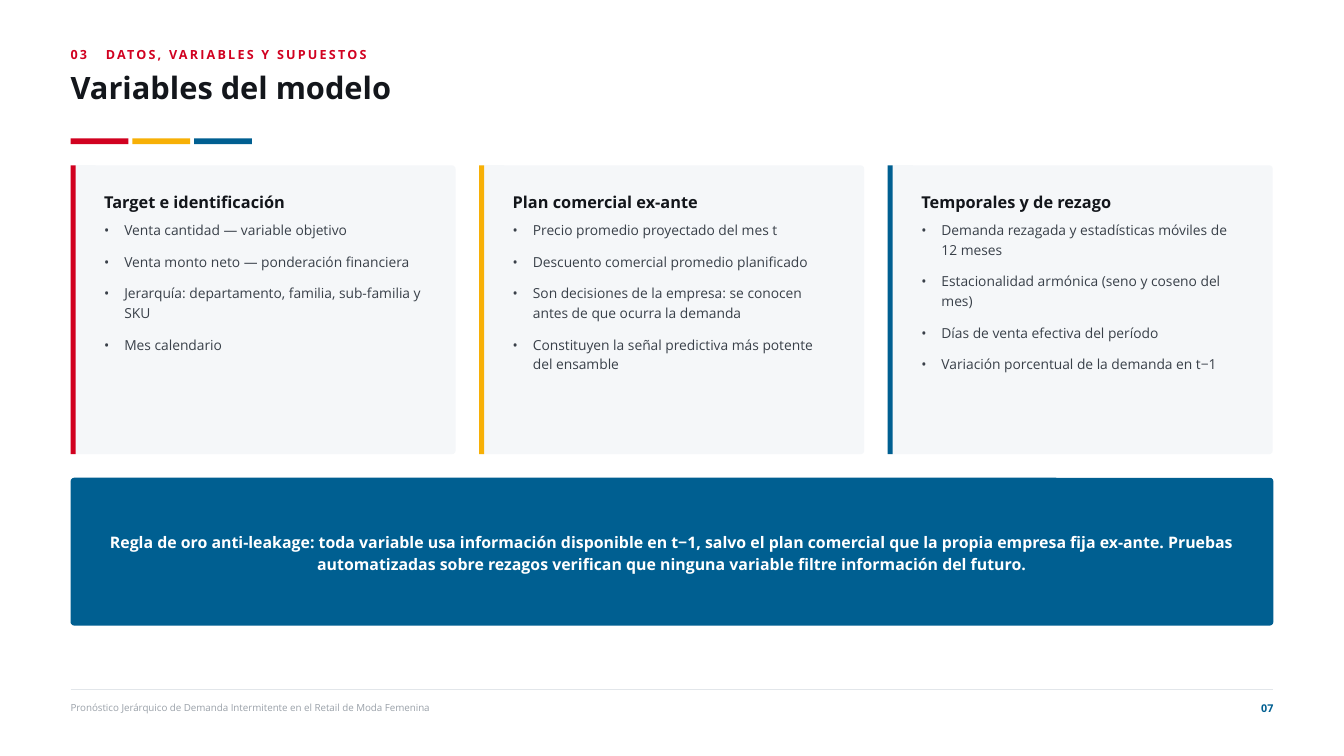
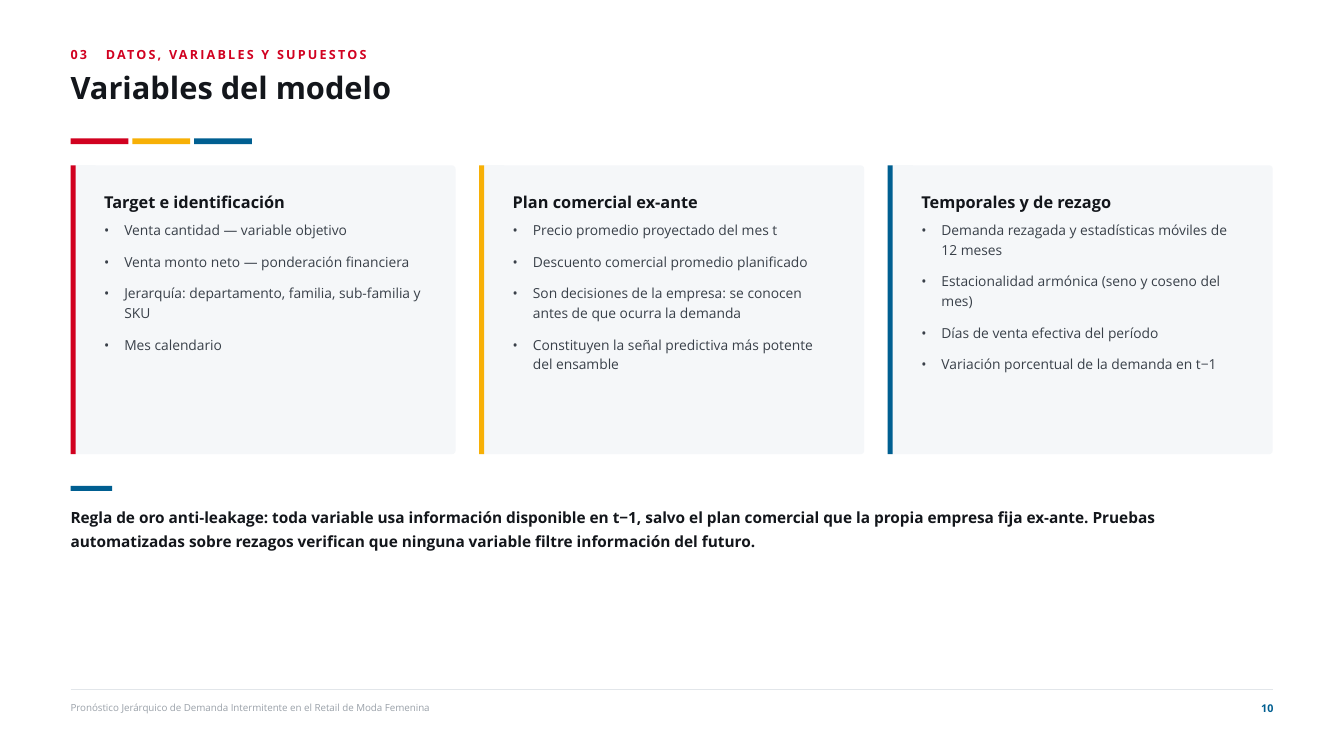
Before and after one commit to joako0o/PPT, a slide deck: slide 10 of Defensa_Tesis_Estructurada.pptx (slide 7 before the commit). Drawn at 1344x756 pixels with LibreOffice and Linux fonts; fonts in the diff are those of the drawing. Boxes give left, top, right and bottom in pixels: in the first picture for what was removed or moved away, otherwise in the second. Text is boxed around its words. In the diff, an @@ line names an element or a change of style, - is before the commit and + after.

Commit message:
Rediseño de ritmo visual: rompe el patrón de plantilla
- Seis separadores de sección casi en blanco (número gigante + barra tricolor),
  uno por bloque de la agenda: dan respiro y marcan el cambio de tema
- Once banners azules sustituidos por cierre tipográfico sin caja (regla corta de
  color + frase): el banner sólido queda reservado a dos momentos de énfasis
- Acento superior en vez de barra lateral en el bloque metodológico, para variar
  la textura de las tarjetas a mitad del deck
- Lámina de pregunta e hipótesis rediseñada en clave editorial: sin cajas, con
  reglas finas, aire y tipografía mayor
- Notas del orador remapeadas a las nuevas posiciones

```diff
--- a/Defensa_Tesis_Estructurada.pptx
+++ b/Defensa_Tesis_Estructurada.pptx
@@ rounded rectangle removed at (x1=71, y1=478, x2=1273, y2=626) @@
@@ text "Regla de oro anti-leakage: toda ..." moved from (x1=110, y1=535, x2=1233, y2=574) to (x1=71, y1=511, x2=1155, y2=551) @@
@@ text "Regla de oro anti-leakage: toda ..." at (x1=71, y1=511, x2=1155, y2=551): size 17 to 16.5 pt, text colour #FFFFFF to #13161B; alignment centre to left; line spacing 1.18 to 1.28; vertical alignment middle to top @@
@@ rectangle added at (x1=71, y1=486, x2=112, y2=491), fill #005F91 @@
@@ text at (x1=1261, y1=704, x2=1273, y2=712): text changed @@
-07
+10
```
Also in this commit, not shown: 35 other slides changed, 6 slides added, 4 other files.
